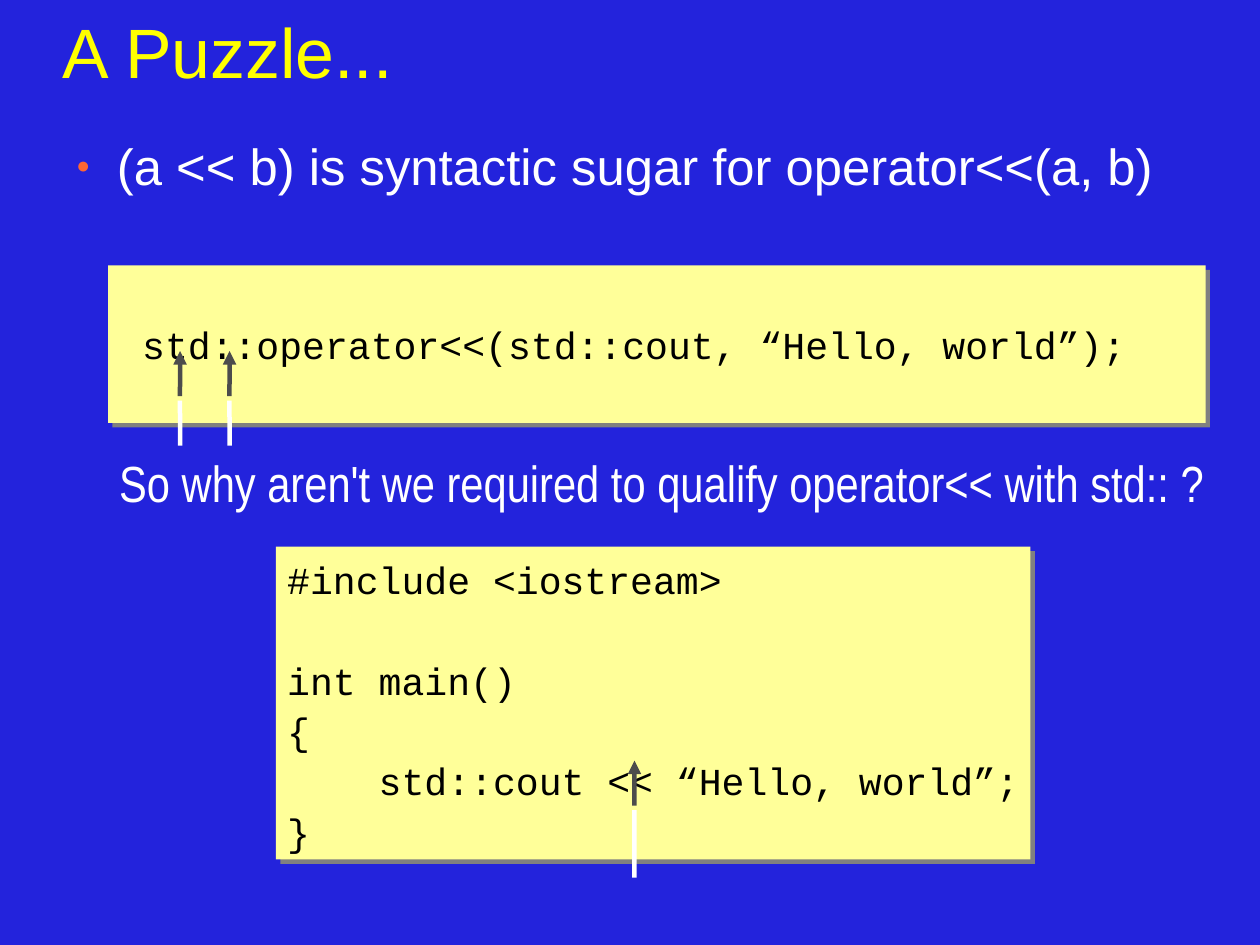
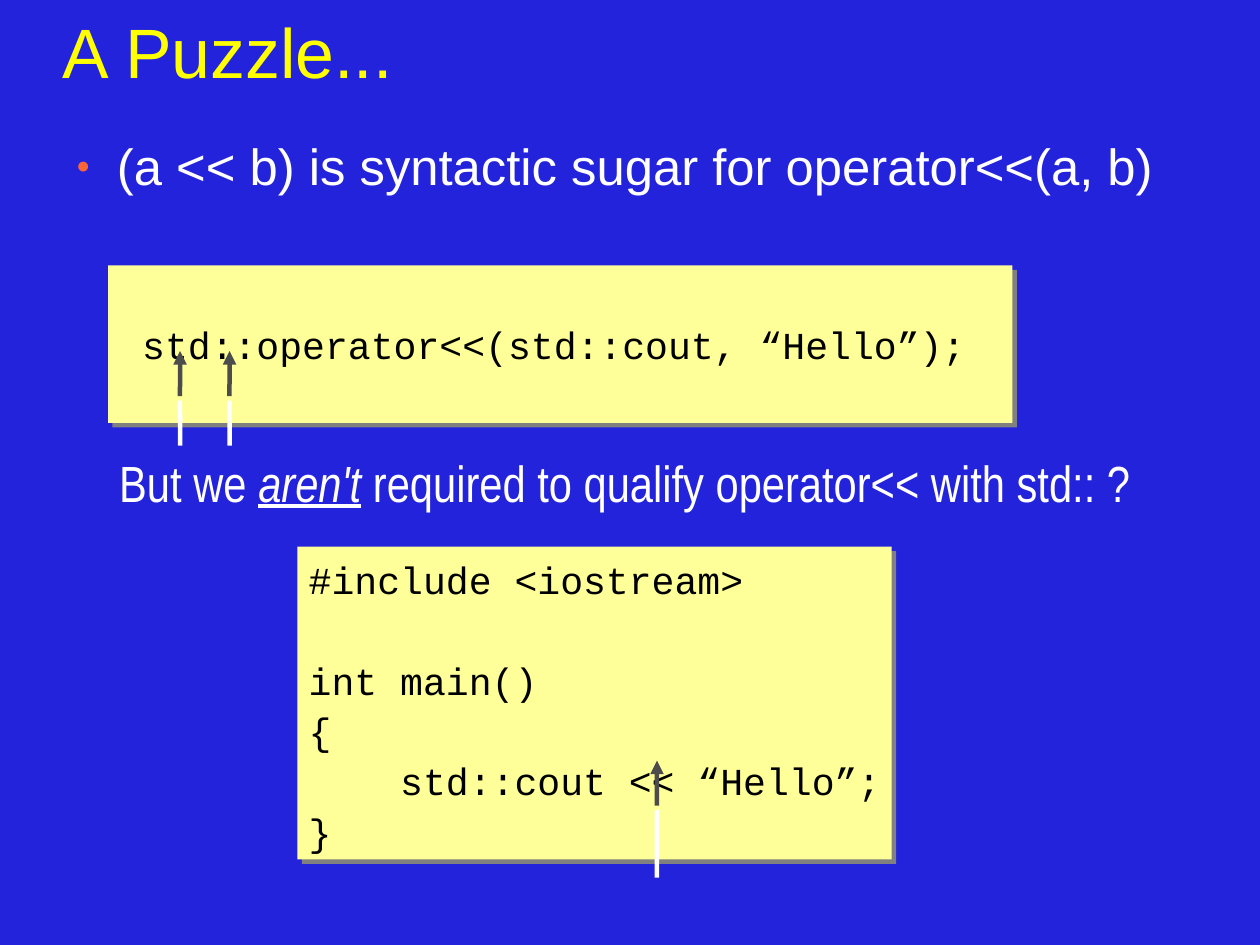
Before and after one commit to JonJagger/two-day-courses, a slide deck: slide 10 of cppf/06_Program_Organization_and_Dependency_Management.odp (slide 11 before the commit). Drawn at 1260x945 pixels with LibreOffice and Linux fonts; fonts in the diff are those of the drawing. Boxes give left, top, right and bottom in pixels: in the first picture for what was removed or moved away, otherwise in the second. Text is boxed around its words. In the diff, an @@ line names an element or a change of style, - is before the commit and + after.

```diff
--- a/cppf/06_Program_Organization_and_Dependency_Management.odp
+++ b/cppf/06_Program_Organization_and_Dependency_Management.odp
@@ rectangle "std::operator<<(std::cout, “Hello”);": place and size @@
-rectangle "std::operator<<(std::cout, “Hello”);" at [109,265,1206,423]
+rectangle "std::operator<<(std::cout, “Hello”);" at [109,265,1013,423]
@@ text in rectangle at [147,332,966,374]: text changed @@
-std::operator<<(std::cout, “Hello, world”);
+std::operator<<(std::cout, “Hello”);
@@ text at [119,465,1096,511]: text changed @@
-So why aren't we required to qualify operator<< with std:: ?
+But we aren't required to qualify operator<< with std:: ?
@@ rectangle "#include <iostream>": place and size @@
-rectangle "#include <iostream>" at [276,547,1030,860]
+rectangle "#include <iostream>" at [297,547,892,860]
@@ text in rectangle at [400,768,880,802]: text changed @@
-std::cout << “Hello, world”;
+std::cout << “Hello”;
@@ arrow moved from (635, 806) - (635, 760) to (657, 806) - (657, 760) @@
@@ line moved from (635, 878) - (635, 811) to (657, 878) - (657, 811) @@
```
Also in this commit, not shown: 12 other slides changed, 6 slides added, 4 slides removed.
